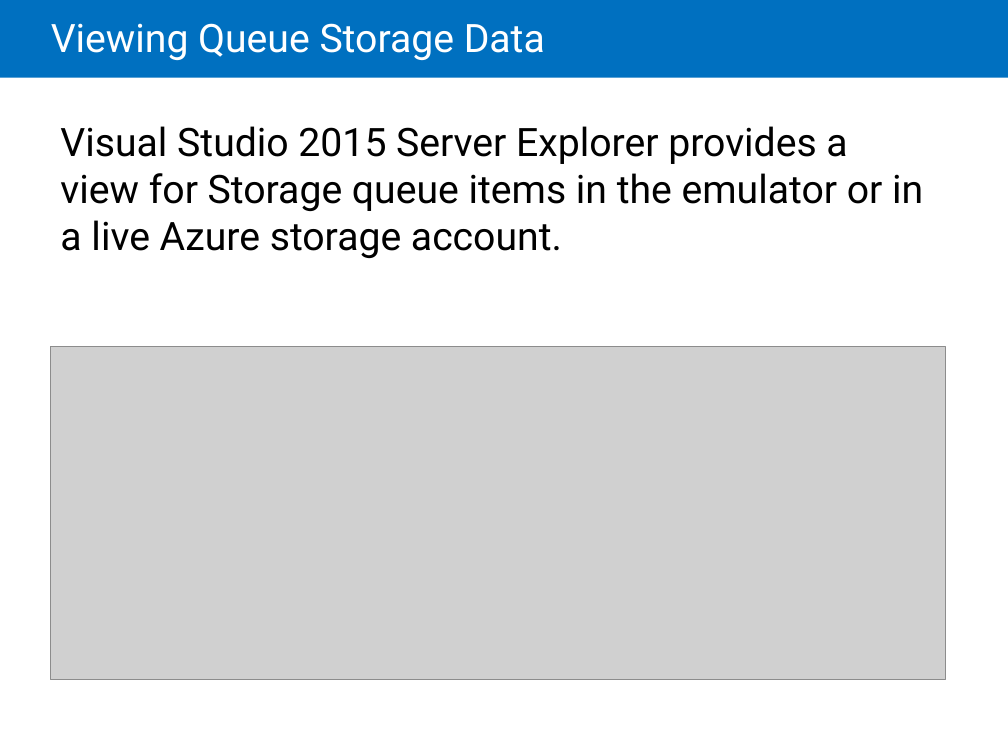
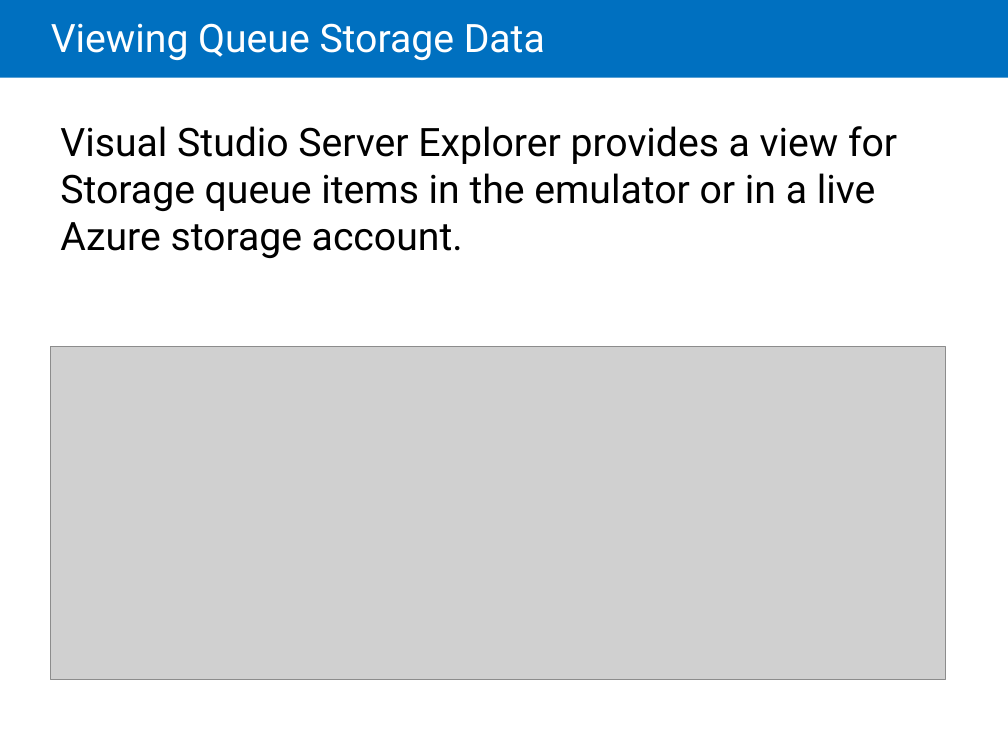
Before and after one commit to LarsKjeldsen/Kursus-az203, a slide deck: slide 6 of MOC/Module 08 Queues and Service Bus/20532C-08.pptx. Drawn at 1008x756 pixels with LibreOffice and Linux fonts; fonts in the diff are those of the drawing; grey boxes stand for pictures. Boxes give left, top, right and bottom in pixels: in the first picture for what was removed or moved away, otherwise in the second. Text is boxed around its words. In the diff, an @@ line names an element or a change of style, - is before the commit and + after.

```diff
--- a/MOC/Module 08 Queues and Service Bus/20532C-08.pptx
+++ b/MOC/Module 08 Queues and Service Bus/20532C-08.pptx
@@ text at <box>60,126,897,258</box>: text changed @@
-Visual Studio 2015 Server Explorer provides a view for Storage queue items in the emulator or in a live Azure storage account.
+Visual Studio Server Explorer provides a view for Storage queue items in the emulator or in a live Azure storage account.
```
Also in this commit, not shown: 8 other slides changed.
